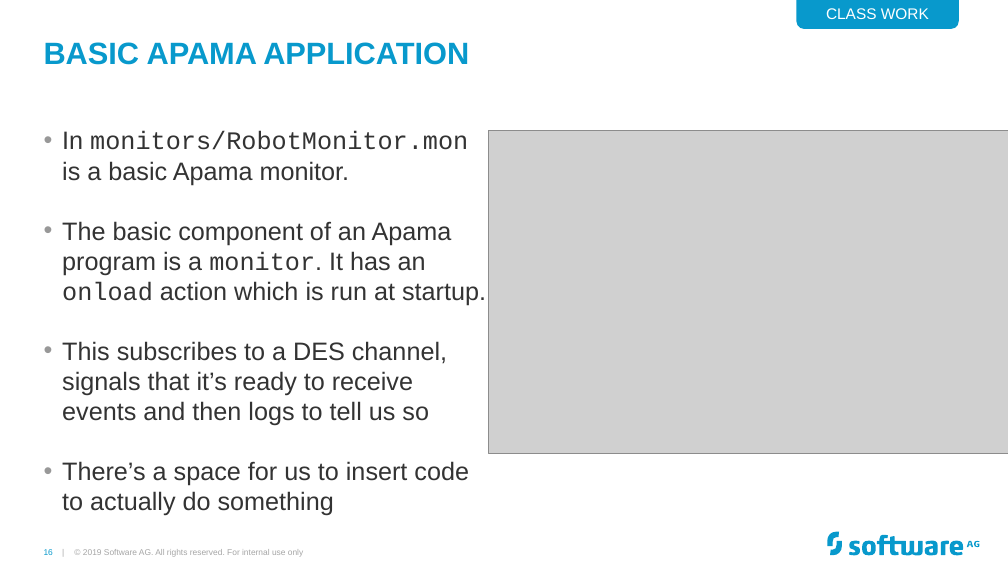
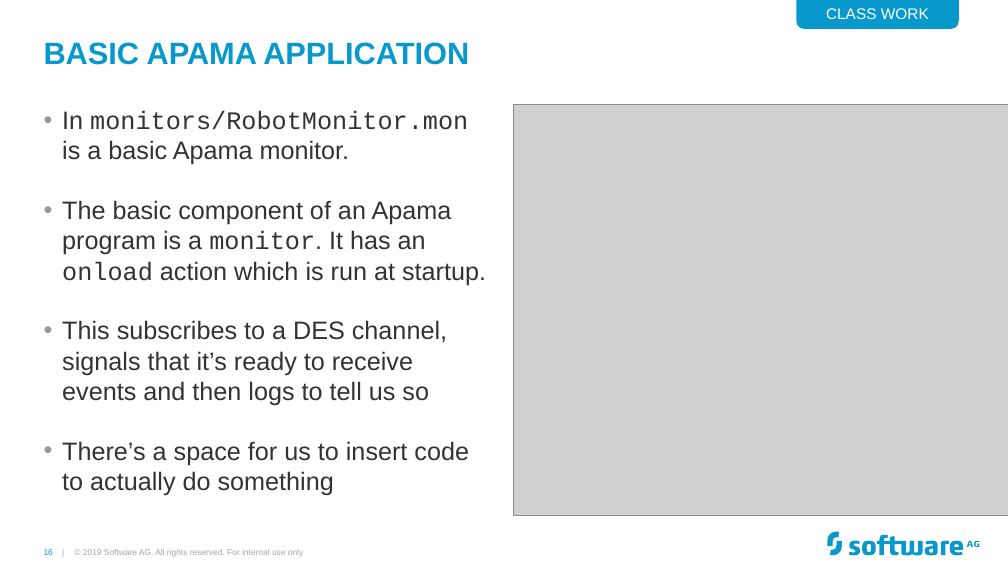
Before and after one commit to Cumulocity-IoT/apama-streaming-analytics-intro-training, a slide deck: slide 16 of Apama GAP Training.pptx. Drawn at 1008x567 pixels with LibreOffice and Linux fonts; fonts in the diff are those of the drawing; grey boxes stand for pictures; background and template pictures are left out. Boxes give left, top, right and bottom in pixels: in the first picture for what was removed or moved away, otherwise in the second. Text is boxed around its words. In the diff, an @@ line names an element or a change of style, - is before the commit and + after.

```diff
--- a/Apama GAP Training.pptx
+++ b/Apama GAP Training.pptx
@@ text "In monitors/RobotMonitor.mon is a basic ...": place and size @@
-text "In monitors/RobotMonitor.mon is a basic ..." at [62, 131, 486, 516]
+text "In monitors/RobotMonitor.mon is a basic ..." at [62, 111, 486, 496]
@@ picture: place and size @@
-picture at [488, 131, 1008, 454]
+picture at [513, 105, 1008, 516]
```
Also in this commit, not shown: 20 other slides changed, 2 slides added.
